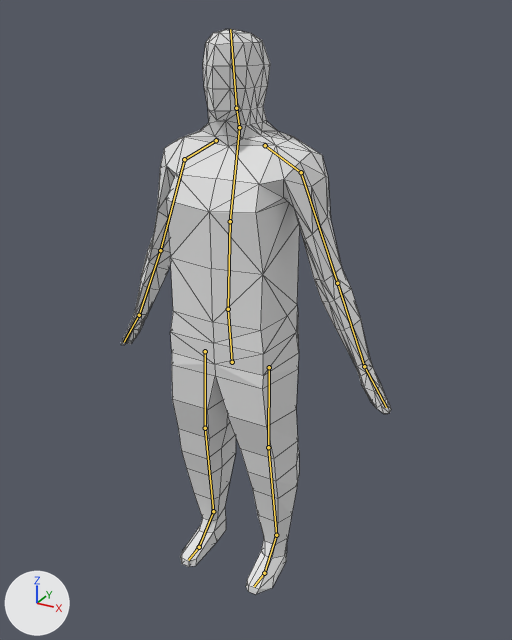
The Blender file Atmosphere Horror Game/Assets/Models/Blender Files/man.blend as it was, and as the next commit left it.
Before and after are seen from a 50 mm camera at (2.1, -3.51, 3.69) aimed at (0.1, 0.13, 1.88). Arrows for +X, +Y and +Z are at lower left; the lights stay in place. The bones that bend it are drawn over the model as lines. Mesh edges are drawn as thin lines.
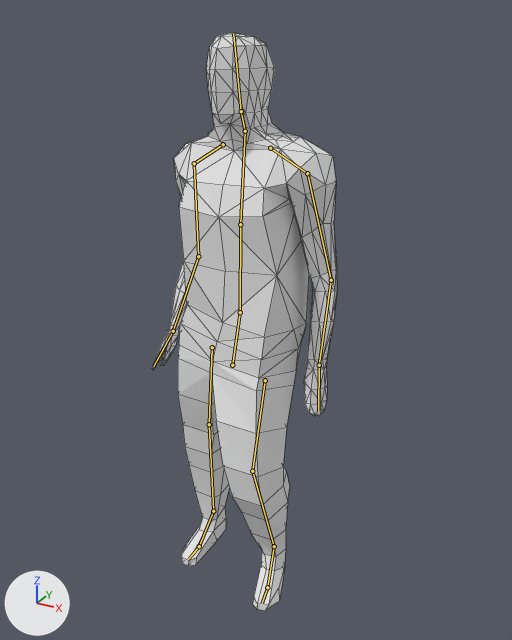
The newer file adds an action. The first version stands in its rest pose; the second is drawn at frame 30 of the action 'Idle'.

The change, as a diff of the scene's bpy script:
```diff
--- a/Atmosphere Horror Game/Assets/Models/Blender Files/man.blend.py
+++ b/Atmosphere Horror Game/Assets/Models/Blender Files/man.blend.py
@@ bone_hip @@
 bone_hip = bpy.data.objects['Armature'].pose.bones['Hip']
-bone_hip.location = (0.0, 0.0, 0.0)
-bone_hip.rotation_quaternion = (1.0, 0.0, 0.0, 0.0)  # degrees (0, 0, 0)
+bone_hip.location = (0.0, -0.02, 0.0)
+bone_hip.rotation_quaternion = (0.988, -0.056, -0.119, -0.075)  # degrees (-6, -14, -8)
@@ bone_lowspine @@
 bone_lowspine = bpy.data.objects['Armature'].pose.bones['LowSpine']  # child of 'Hip'
-bone_lowspine.rotation_quaternion = (1.0, 0.0, 0.0, 0.0)  # degrees (0, 0, 0)
+bone_lowspine.rotation_quaternion = (0.983, 0.037, 0.136, 0.121)  # degrees (6, 15, 15)
@@ bone_upspine @@
 bone_upspine = bpy.data.objects['Armature'].pose.bones['UpSpine']  # child of 'LowSpine'
-bone_upspine.rotation_quaternion = (1.0, 0.0, 0.0, 0.0)  # degrees (0, 0, 0)
+bone_upspine.rotation_quaternion = (0.997, 0.051, -0.058, -0.015)  # degrees (6, -7, -2)
@@ bone_neck @@
 bone_neck = bpy.data.objects['Armature'].pose.bones['Neck']  # child of 'UpSpine'
-bone_neck.rotation_quaternion = (1.0, 0.0, 0.0, 0.0)  # degrees (0, 0, 0)
+bone_neck.rotation_quaternion = (0.999, -0.038, 0.002, 0.001)  # degrees (-4, 0, 0)
@@ bone_arm_ik_left @@
 bone_arm_ik_left = bpy.data.objects['Armature'].pose.bones['Arm.IK.Left']
-bone_arm_ik_left.location = (0.0, 0.0, 0.0)
+bone_arm_ik_left.location = (-0.29, -0.01, -0.06)
@@ bone_leg_ik_left @@
 bone_leg_ik_left = bpy.data.objects['Armature'].pose.bones['Leg.IK.Left']
-bone_leg_ik_left.location = (0.0, 0.0, 0.0)
-bone_leg_ik_left.rotation_quaternion = (1.0, 0.0, 0.0, 0.0)  # degrees (0, 0, 0)
+bone_leg_ik_left.location = (0.01, -0.11, 0.04)
+bone_leg_ik_left.rotation_quaternion = (0.993, -0.002, 0.09, -0.081)  # degrees (-1, 10, -9)
@@ bone_arm_ik_right @@
 bone_arm_ik_right = bpy.data.objects['Armature'].pose.bones['Arm.IK.Right']
-bone_arm_ik_right.location = (0.0, 0.0, 0.0)
+bone_arm_ik_right.location = (0.29, -0.01, -0.06)
```

What differs and where, as boxes (x1, y1, x2, y2) in the pictures (512 x 640 px):
'Cube', posed (31% narrower)
    before: (121, 29, 391, 594)
    after: (151, 33, 337, 611)
bone 'Hip', root to tip
    before: (232, 362) to (228, 309)
    after: (232, 365) to (240, 312)
bone 'LowSpine', root to tip
    before: (228, 309) to (230, 221)
    after: (240, 312) to (240, 224)
bone 'UpSpine', root to tip
    before: (230, 221) to (239, 127)
    after: (240, 224) to (245, 131)
bone 'Neck', root to tip
    before: (239, 127) to (236, 108)
    after: (245, 131) to (241, 111)
